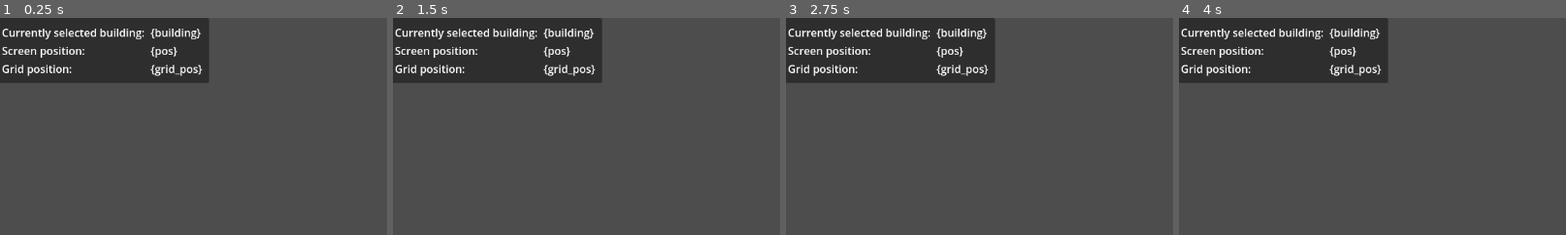
Above: before the commit, frames 1-4 (left to right).
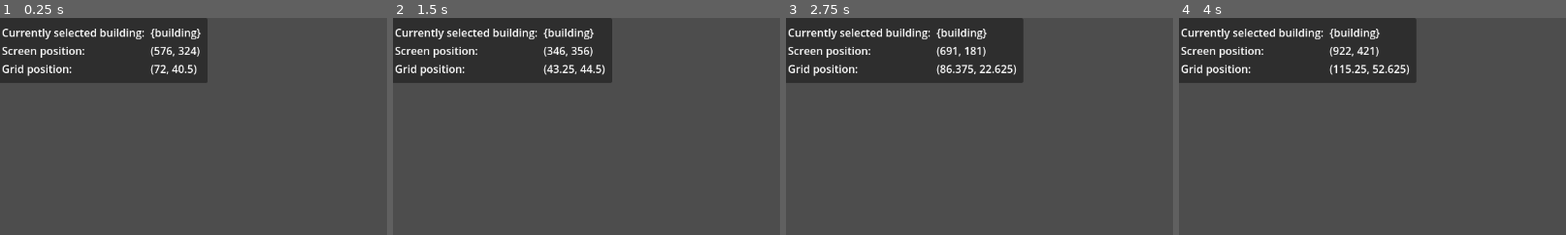
Above: after the commit, the same moments.

Repository: atomazu/vtuber-jam
Game: Godot game, scene res://main.tscn
Two runs of this game, one before a commit and one after it. Both use one fixed random seed, a clock stepped at 60 frames per second and the inputs below. This scene is started directly instead of the project's main scene.
Inputs (mouse positions are % of the whole screen's width and height, from its top left):
- Up to frame 1 (0.25 s): no input
- Up to frame 2 (1.5 s): tap Enter at 0.5 s; move the mouse to (72, 45) at 0.52 s; click (72, 45) at 0.6 s; tap Space at 1.25 s; move the mouse to (30, 55) at 1.27 s; click (30, 55) at 1.35 s
- Up to frame 3 (2.75 s): tap Enter at 2 s; move the mouse to (60, 28) at 2.02 s; right-click (60, 28) at 2.1 s; click (60, 28) at 2.3 s
- Up to frame 4 (4 s): tap Space at 2.75 s; move the mouse to (45, 70) at 2.77 s; click (45, 70) at 2.85 s; tap Enter at 3.5 s; move the mouse to (80, 65) at 3.52 s; click (80, 65) at 3.6 s
The pictures show only the part of the screen within x 1-51%, y 0-50%; the shares and areas given below are measured in that part.

The runs differ from the first frame. In frame 1, 0.8% of the frame differs, in the area x 38-54%, y 0-30%; in frame 2, 1.5%; in frame 3, 2.8%, in the area x 38-62%, y 0-30%; in frame 4, 2.8%.

Commit message:
add simple debug interface

Diff:
--- a/building_system/grid.gd
+++ b/building_system/grid.gd
@@ -5,12 +5,12 @@
 
 
 func screen_to_grid(pos: Vector2) -> Vector2:
-    return pos / grid_size
+	return pos / grid_size
 
 
 func grid_to_screen(pos: Vector2) -> Vector2:
-    return pos * grid_size
+	return pos * grid_size
 
 
 func get_mouse_cell() -> Vector2:
-    return DisplayServer.mouse_get_position() / grid_size
+	return get_viewport().get_mouse_position() / grid_size
--- /dev/null
+++ b/interface/debug_interface.gd
@@ -0,0 +1,10 @@
+extends PanelContainer
+
+@onready var selected_building_label: Label = $MarginContainer/GridContainer/SelectedBuildingLabel
+@onready var screen_position_label: Label = $MarginContainer/GridContainer/ScreenPositionLabel
+@onready var grid_position_label: Label = $MarginContainer/GridContainer/GridPositionLabel
+
+func _process(delta: float) -> void:
+	var mouse_pos = get_viewport().get_mouse_position()
+	screen_position_label.text = str(mouse_pos)
+	grid_position_label.text = str(Grid.get_mouse_cell())
--- a/main.tscn
+++ b/main.tscn
@@ -1,8 +1,9 @@
-[gd_scene load_steps=4 format=3 uid="uid://dachgnl8qkq4b"]
+[gd_scene load_steps=5 format=3 uid="uid://dachgnl8qkq4b"]
 
 [ext_resource type="Script" path="res://main.gd" id="1_4i0r6"]
 [ext_resource type="Script" path="res://building_system/building_manager.gd" id="1_40cr7"]
 [ext_resource type="Script" path="res://interface/interface.gd" id="3_5ufib"]
+[ext_resource type="Script" path="res://interface/debug_interface.gd" id="4_fbv3n"]
 
 [node name="Main" type="Node"]
 script = ExtResource("1_4i0r6")
@@ -27,6 +28,7 @@
 layout_mode = 0
 offset_right = 40.0
 offset_bottom = 40.0
+script = ExtResource("4_fbv3n")
 
 [node name="MarginContainer" type="MarginContainer" parent="Interface/DebugInterface"]
 layout_mode = 2
--- a/tests.tscn
+++ b/tests.tscn
@@ -56,6 +56,7 @@
 layout_mode = 2
 size_flags_vertical = 3
 focus_mode = 0
+disabled = true
 text = "Rerun"
 
 [node name="ExitButton" type="Button" parent="TestControls"]
